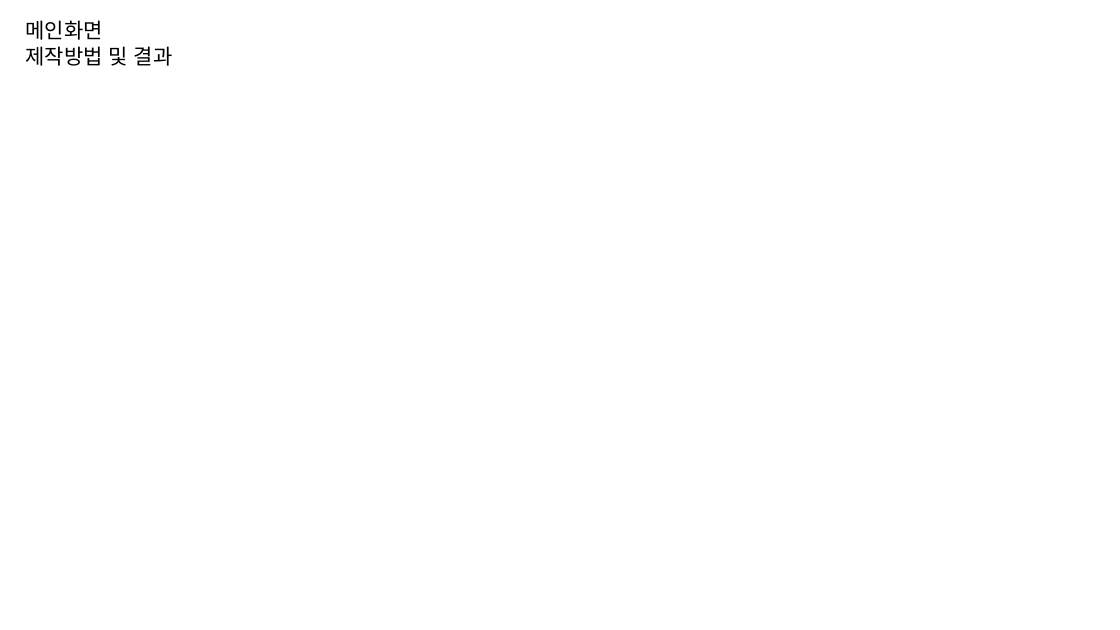
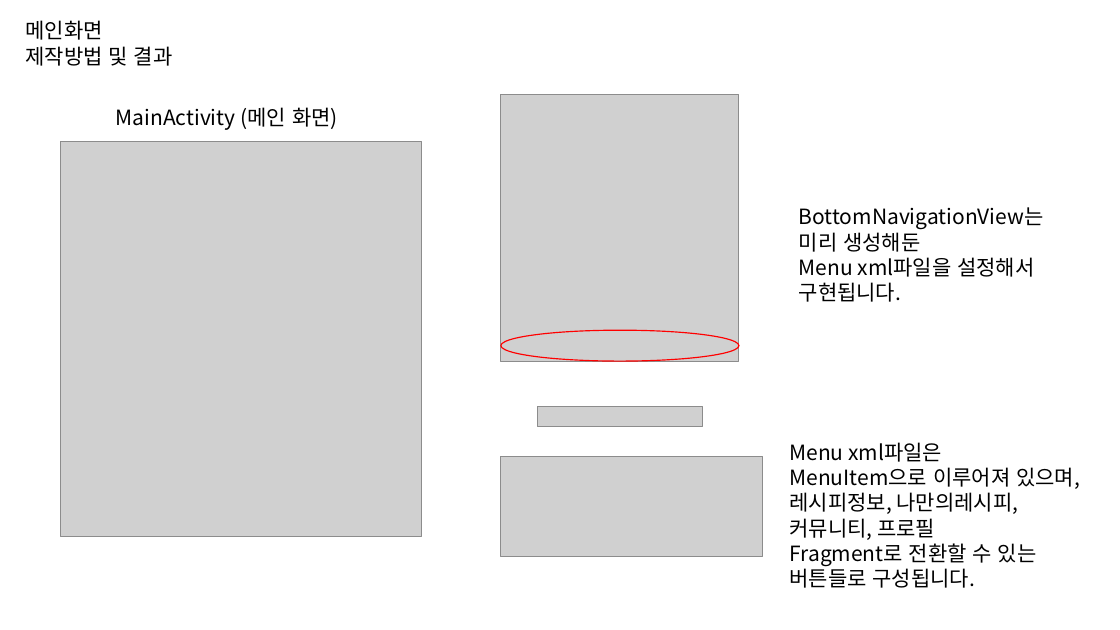
Before and after one commit to byungmeo/CockFit, a slide deck: slide 17 of Documents/4.제작보고서/제작보고서 자료.pptx (slide 11 before the commit). Drawn at 1120x630 pixels with LibreOffice and Linux fonts; fonts in the diff are those of the drawing; grey boxes stand for pictures. Boxes give left, top, right and bottom in pixels: in the first picture for what was removed or moved away, otherwise in the second. Text is boxed around its words. In the diff, an @@ line names an element or a change of style, - is before the commit and + after.

Commit message:
제작보고서자료업데이트 / 레시피해시태그표시 / 나만의레시피 표시

```diff
--- a/Documents/4.제작보고서/제작보고서 자료.pptx
+++ b/Documents/4.제작보고서/제작보고서 자료.pptx
@@ text added at <box>116,107,338,130</box>, 18 pt, text #000000 @@
+MainActivity (메인 화면)
@@ picture added at <box>501,94,739,361</box> @@
@@ picture added at <box>60,141,422,537</box> @@
@@ text added at <box>799,207,1044,302</box>, 18 pt, text #000000 @@
+BottomNavigationView는
+미리 생성해둔
+Menu xml파일을 설정해서
+구현됩니다.
@@ ellipse added at <box>501,330,739,361</box>, outline #FF0000 1 pt @@
@@ picture added at <box>538,407,703,427</box> @@
@@ text added at <box>789,442,1080,588</box>, 18 pt, text #000000 @@
+Menu xml파일은
+MenuItem으로 이루어져 있으며,
+레시피정보, 나만의레시피,
+커뮤니티, 프로필
+Fragment로 전환할 수 있는
+버튼들로 구성됩니다.
@@ picture added at <box>501,456,763,557</box> @@
```
Also in this commit, not shown: 7 other slides changed, 10 slides added, 1 slide removed, 7 other files.
